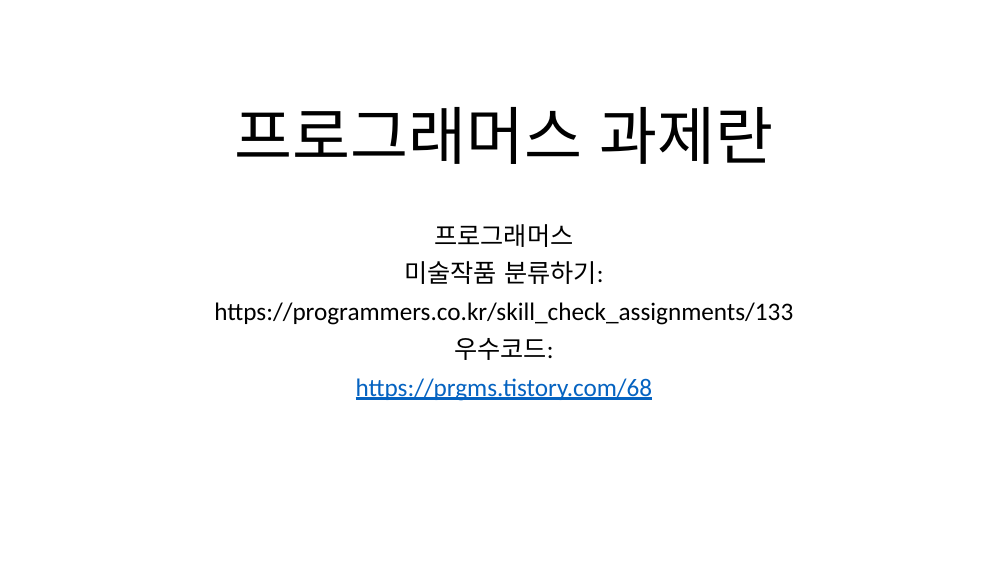
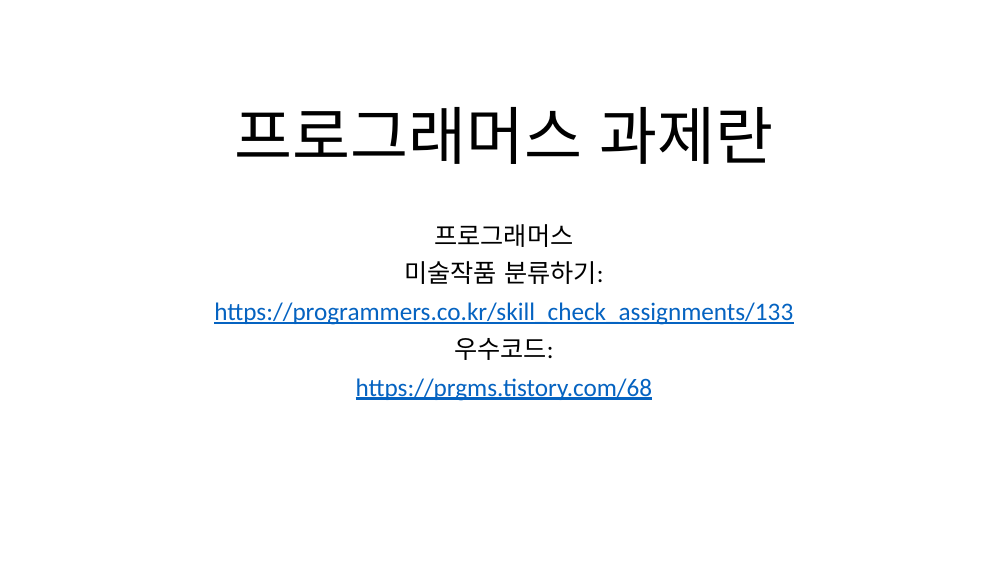
Before and after one commit to dharana77/metoringPython, a slide deck: slide 30 of 피피티_마무리.pptx. Drawn at 1008x567 pixels with LibreOffice and Linux fonts; fonts in the diff are those of the drawing. Boxes give left, top, right and bottom in pixels: in the first picture for what was removed or moved away, otherwise in the second. Text is boxed around its words. In the diff, an @@ line names an element or a change of style, - is before the commit and + after.

```diff
--- a/피피티_마무리.pptx
+++ b/피피티_마무리.pptx
@@ subtitle at [214, 302, 793, 325]: text colour #000000 to #0563C1, underline on in "https://programmers.co.kr/skill_check_assignments/133" @@
```
Also in this commit, not shown: 8 other slides changed, 4 other files.
